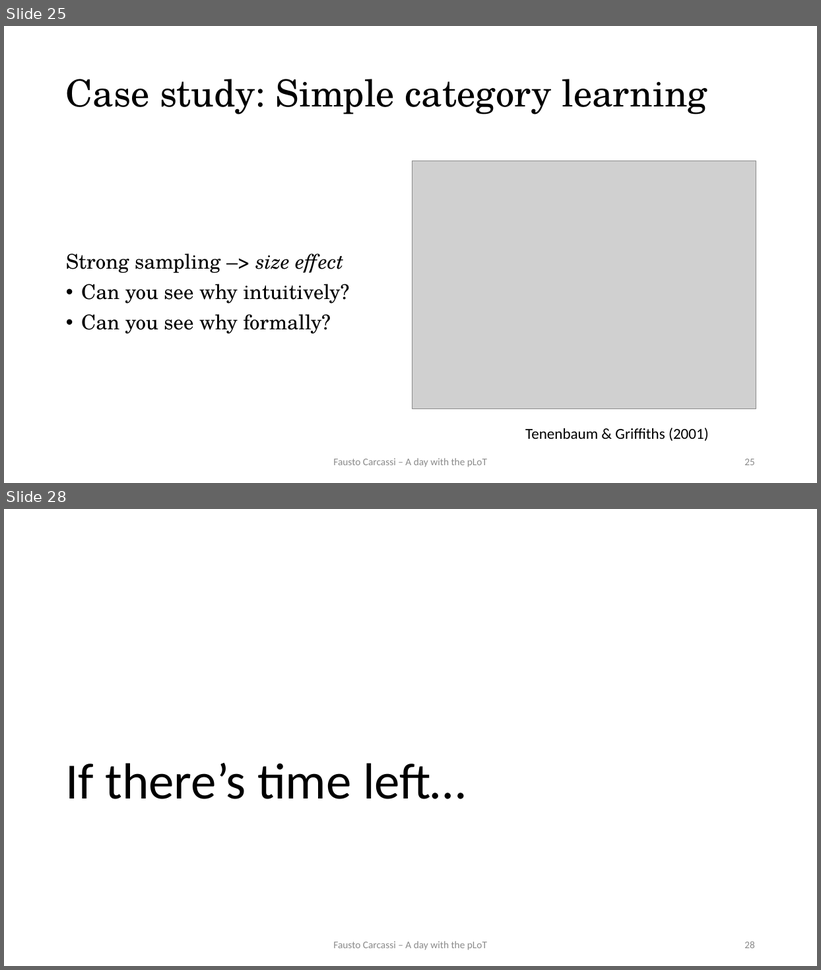
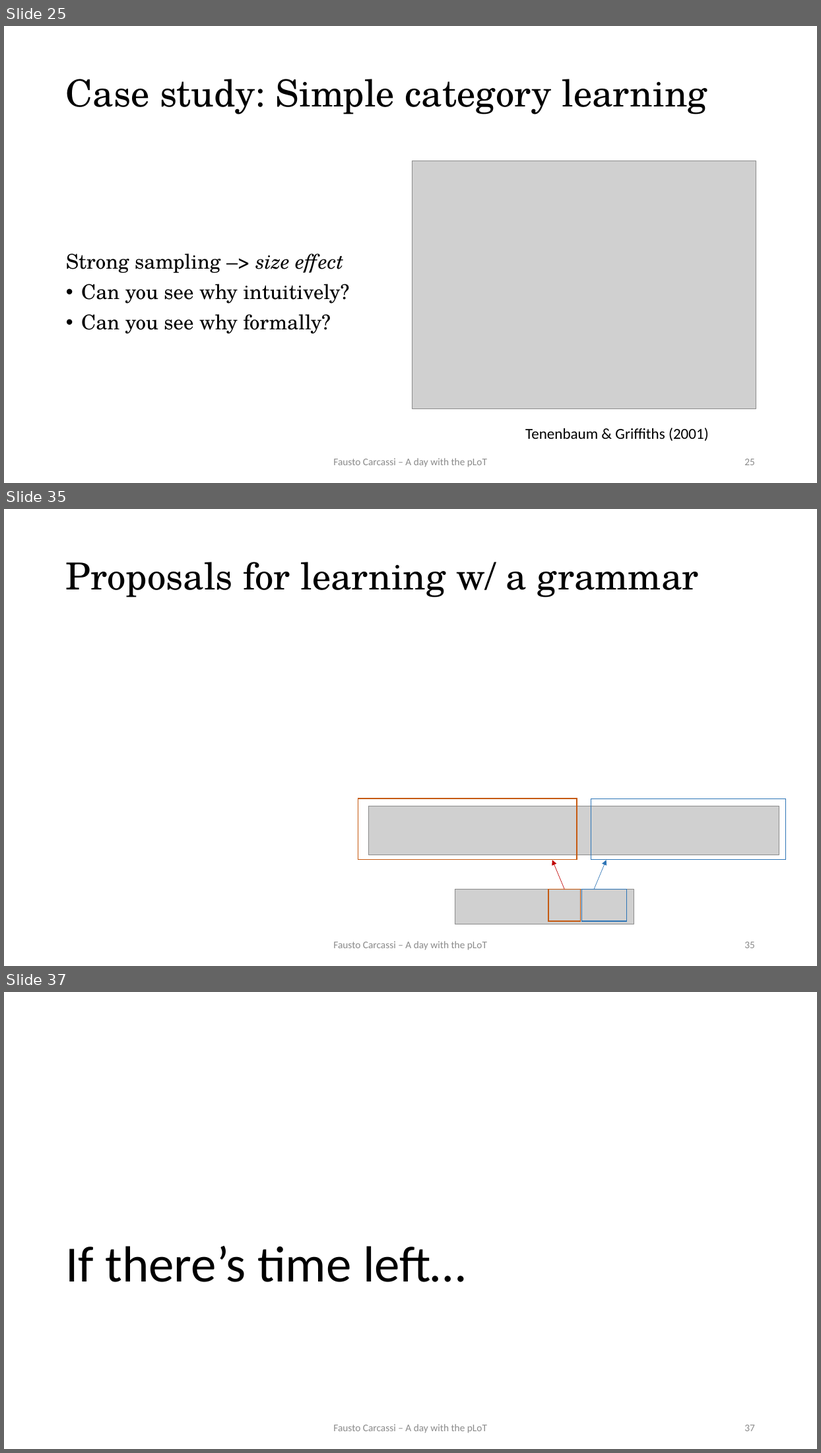
Before and after one commit to thelogicalgrammar/pLoT_workshop, a slide deck: book/lectures/2.pptx. Shown one above the other, each under a label of ours: slides 25 and 28 before the commit, slides 25, 35 and 37 after it; the slides between them are not shown. The pictures are 821x970 and 821x1453 pixels, drawn with LibreOffice and Linux fonts; fonts in the diff are those of the drawing; grey boxes stand for pictures. Boxes give left, top, right and bottom in pixels: in the first picture for what was removed or moved away, otherwise in the second. Text is boxed around its words. In the diff, an @@ line names an element or a change of style, - is before the commit and + after.

```diff
--- a/book/lectures/2.pptx
+++ b/book/lectures/2.pptx
@@ slide 35 added at (4, 509, 817, 966), background #FFFFFF @@
@@ title added at (66, 562, 699, 597), 44 pt, text #000000 @@
+Proposals for learning w/ a grammar
@@ group added at (358, 799, 785, 925): 4 rectangles, 2 arrows, 1 picture @@
@@ picture added at (369, 807, 780, 855) @@
@@ text added at (333, 941, 487, 951), 12 pt, text #8C8C8C @@
+Fausto Carcassi – A day with the pLoT
@@ page number added at (745, 942, 755, 949), 12 pt, text #8C8C8C @@
+35
@@ what was slide 28 is now slide 37 @@
@@ page number at (745, 1425, 755, 1432): text changed @@
-28
+37
```
Also in this commit, not shown: 4 slides changed, 9 other slides added, 8 other files.
